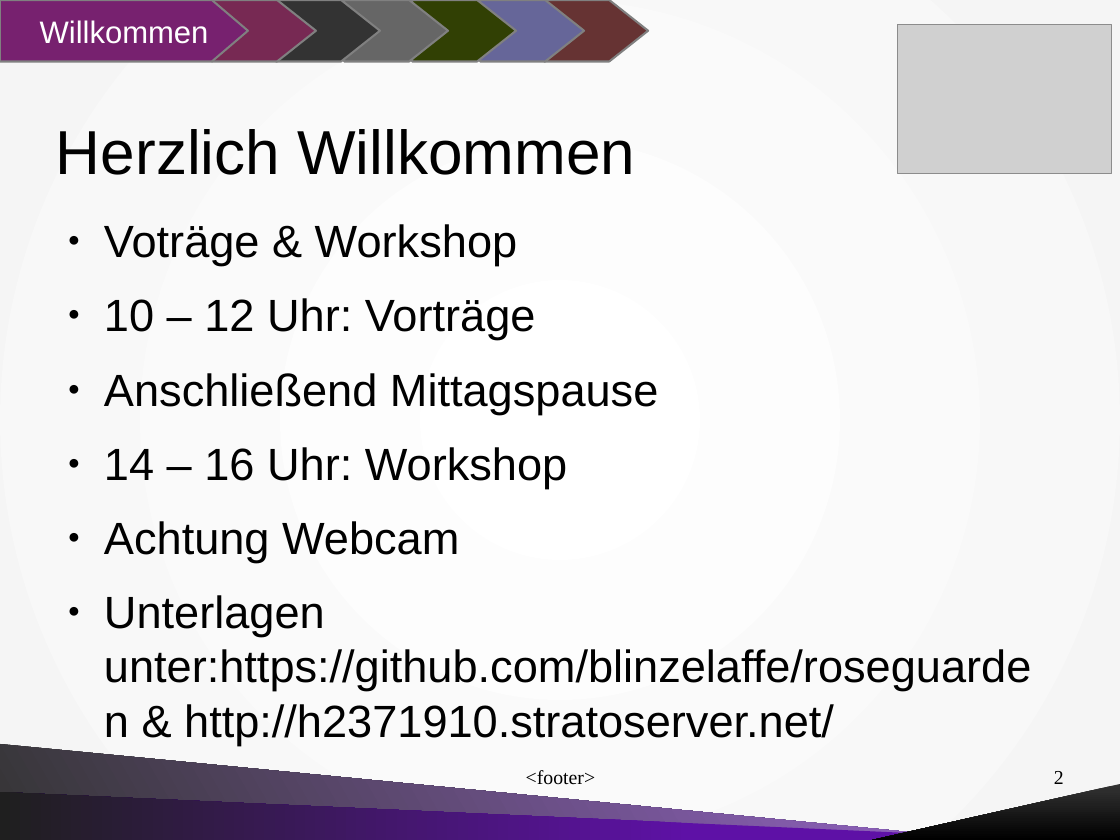
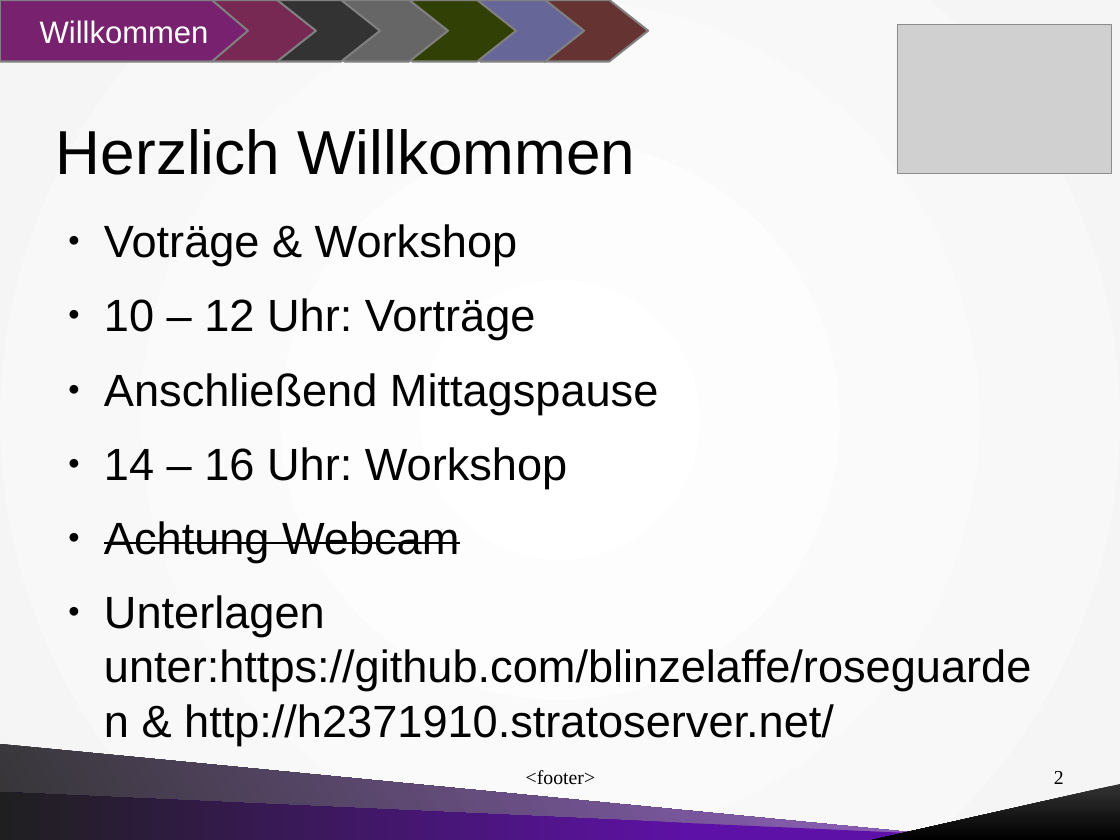
Before and after one commit to mdrobisch/roseguarden, a slide deck: slide 2 of documentation/presentations/Talk_at_VOW_Dresden_Germany_2015-11-06.odp. Drawn at 1120x840 pixels with LibreOffice and Linux fonts; fonts in the diff are those of the drawing; grey boxes stand for pictures. Boxes give left, top, right and bottom in pixels: in the first picture for what was removed or moved away, otherwise in the second. Text is boxed around its words. In the diff, an @@ line names an element or a change of style, - is before the commit and + after.

```diff
--- a/documentation/presentations/Talk_at_VOW_Dresden_Germany_2015-11-06.odp
+++ b/documentation/presentations/Talk_at_VOW_Dresden_Germany_2015-11-06.odp
@@ text at bbox=[104, 521, 459, 563]: strikethrough on in "Achtung Webcam" @@
```
Also in this commit, not shown: 6 other slides changed, 22 slides added, 2 slides removed.
